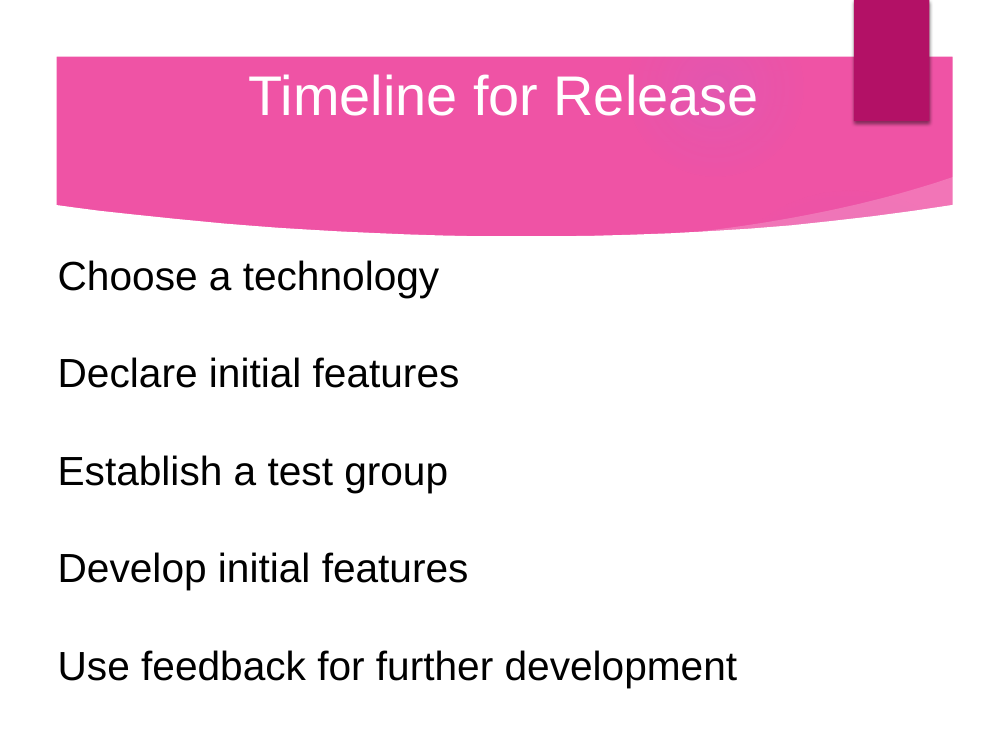
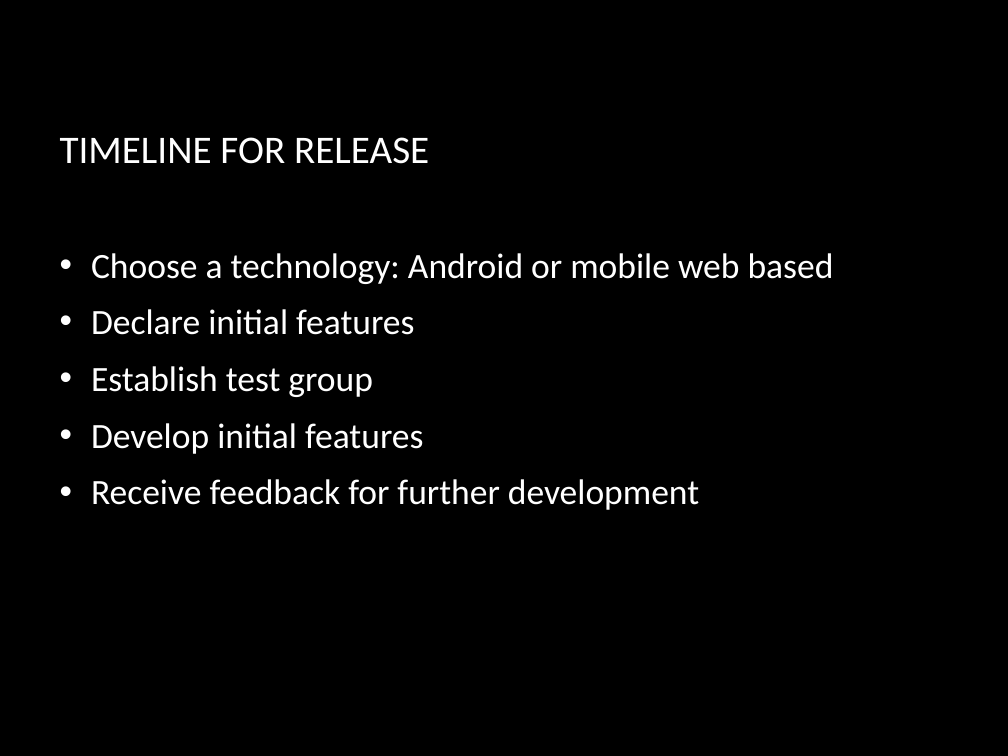
Before and after one commit to qrprat77/https---github.com-qrprat77-Biology_project, a slide deck: slide 8 of Resource/Bio_Presentation.pptx (slide 7 before the commit). Drawn at 1008x756 pixels with LibreOffice and Linux fonts; fonts in the diff are those of the drawing; background and template pictures are left out. Boxes give left, top, right and bottom in pixels: in the first picture for what was removed or moved away, otherwise in the second. Text is boxed around its words. In the diff, an @@ line names an element or a change of style, - is before the commit and + after.

```diff
--- a/Resource/Bio_Presentation.pptx
+++ b/Resource/Bio_Presentation.pptx
@@ group removed at [0,0,1008,756]: 5 ellipses, 3 freeform shapes @@
@@ rectangle removed at [854,0,930,122] @@
@@ title at [60,137,429,164]: text changed; size 44 to 30.9 pt; font Arial to Calibri @@
-Timeline for Release
+TIMELINE FOR RELEASE
@@ text "Choose a technology: Android or ...": place and size @@
-text "Choose a technology: Android or ..." at [58,260,738,688]
+text "Choose a technology: Android or ..." at [91,253,834,510]
@@ text "Choose a technology: Android or ..." at [91,253,834,510]: vertical alignment top to middle @@
@@ text at [91,253,834,284]: text changed; size 32 to 28 pt; font Arial to Calibri; text colour #000000 to #FFFFFF @@
-Choose a technology
+• Choose a technology: Android or mobile web based
@@ text at [91,309,423,454]: size 32 to 28 pt, font Arial to Calibri, text colour #000000 to #FFFFFF in "Declare initial features", "Develop initial features"; bullet none to •; more space between paragraphs @@
@@ text at [91,366,373,397]: text changed; size 32 to 28 pt; font Arial to Calibri; text colour #000000 to #FFFFFF @@
-Establish a test group
+• Establish test group
@@ text at [91,479,699,510]: text changed; size 32 to 28 pt; font Arial to Calibri; text colour #000000 to #FFFFFF @@
-Use feedback for further development
+• Receive feedback for further development
```
Also in this commit, not shown: 5 other slides changed, 3 slides added, 2 slides removed.
